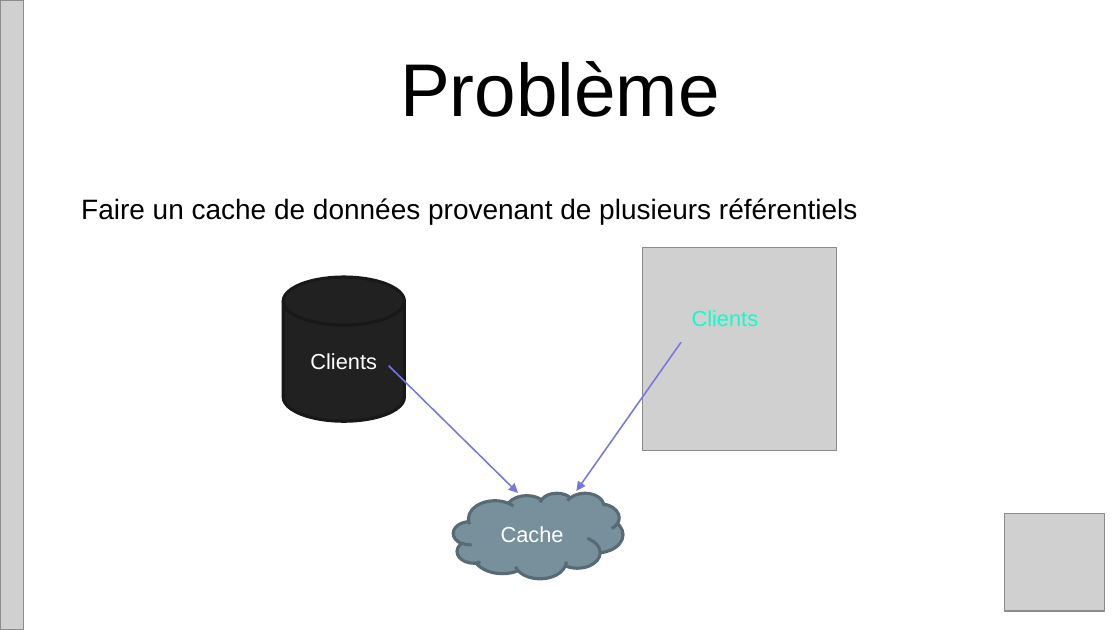
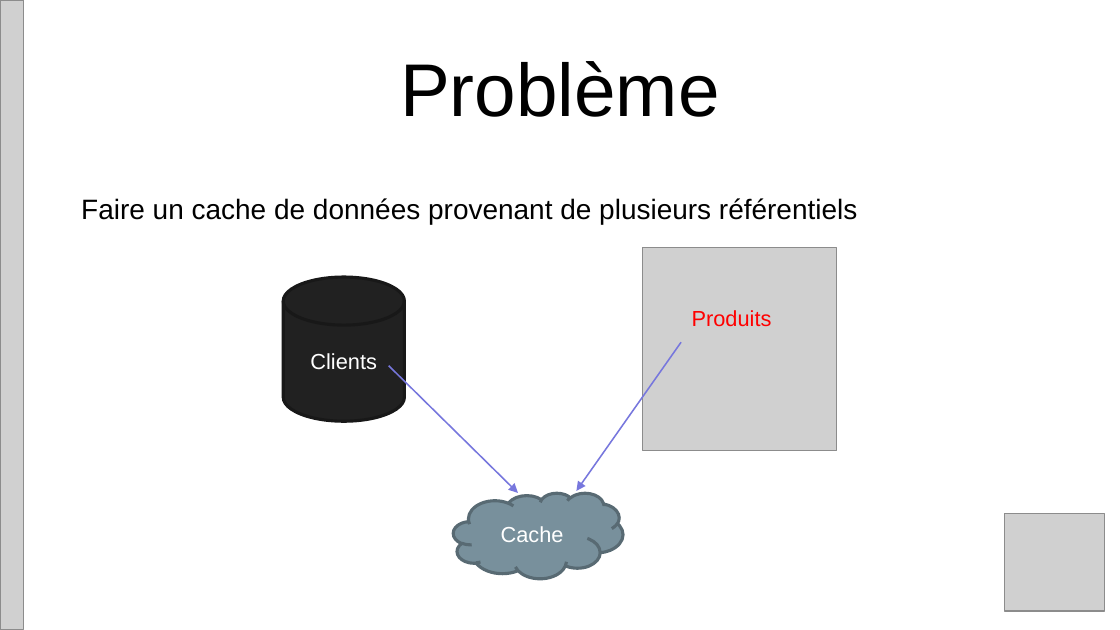
Before and after one commit to omebarki/meetuppatterns, a slide deck: slide 5 of doc/PatternsWesquad.pptx. Drawn at 1120x630 pixels with LibreOffice and Linux fonts; fonts in the diff are those of the drawing; grey boxes stand for pictures. Boxes give left, top, right and bottom in pixels: in the first picture for what was removed or moved away, otherwise in the second. Text is boxed around its words. In the diff, an @@ line names an element or a change of style, - is before the commit and + after.

```diff
--- a/doc/PatternsWesquad.pptx
+++ b/doc/PatternsWesquad.pptx
@@ text at bbox=[692, 310, 772, 327]: text changed; text colour #0BFFCC to #FF0000 @@
-Clients
+Produits
```
Also in this commit, not shown: 1 other slide changed.
